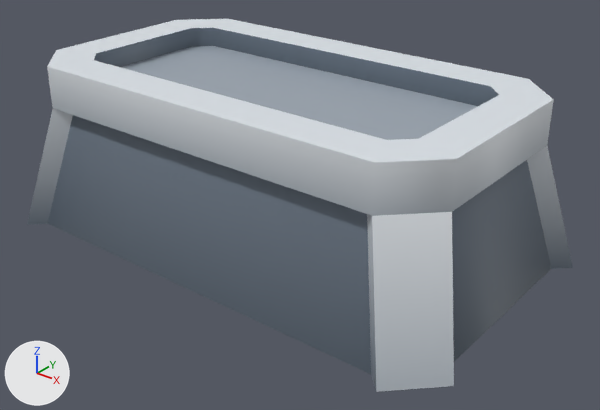
Before and after pictures for a commit that changed the glTF model client/public/assets/kenney-station/table-inset.glb.
Before and after are seen from a 50 mm camera at (1.158, -1.385, 0.645) aimed at (0.062, -0.015, -0.204). Lighting does not change. The marker at lower left points along +X, +Y and +Z. The picture after the commit comes second. Where no turn or scale is listed for an object, it has been applied to the vertices. Vertices at exactly the same position are counted once.

Objects in the first picture: 'table-inset'.
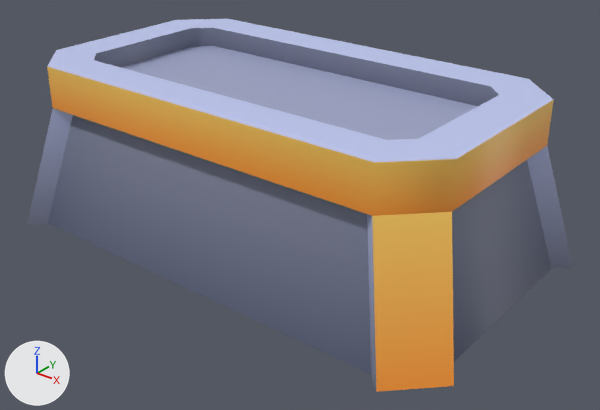
The change, as a diff of the scene's bpy script:
```diff
--- a/client/public/assets/kenney-station/table-inset.glb.py
+++ b/client/public/assets/kenney-station/table-inset.glb.py
@@ me_table_inset @@
 me_table_inset.from_pydata(...)  # 72 vertices, 122 faces; spans x -0.621..0.621, y -0.371..0.371, z -0.2..0.2
 # used by ob_table_inset; location = (0.0, 0.0, -0.1)
+# me_table_inset part 1: 52 faces centred in x -0.576..0.576, y -0.314..0.314, z -0.2..0.183 are repainted in the vertex colours; the middle colour goes from greyish blue #6c7885 to greyish blue #7d829a
+# me_table_inset part 2: 24 faces centred in x -0.55..0.564, y -0.314..0.314, z -0.1..0.167 are repainted in the vertex colours; the middle colour goes from light grey #d0d6dc to orange #ffb64c
+# me_table_inset part 3: 26 faces centred in x -0.585..0.585, y -0.335..0.335, z -0.1..0.15 are repainted in the vertex colours; the middle colour goes from grey #9ca6b1 to greyish blue #9ea5c6
+# me_table_inset part 4: 20 faces centred in x -0.538..0.538, y -0.267..0.276, z 0.0..0.2 are repainted in the vertex colours; the middle colour goes from white #dde3e9 to blue #bfc8f0
 me_table_inset.materials.append(mat_defaultmaterial)
```

Changed parts and their boxes [x1, y1, x2, y2] in the pictures (600 x 410 px):
part 1 of me_table_inset, recoloured
    both: [48, 28, 551, 374]
part 2 of me_table_inset, recoloured (light grey to orange)
    both: [47, 67, 554, 392]
part 3 of me_table_inset, recoloured
    both: [27, 46, 573, 389]
part 4 of me_table_inset, recoloured (white to blue)
    both: [47, 19, 554, 264]
